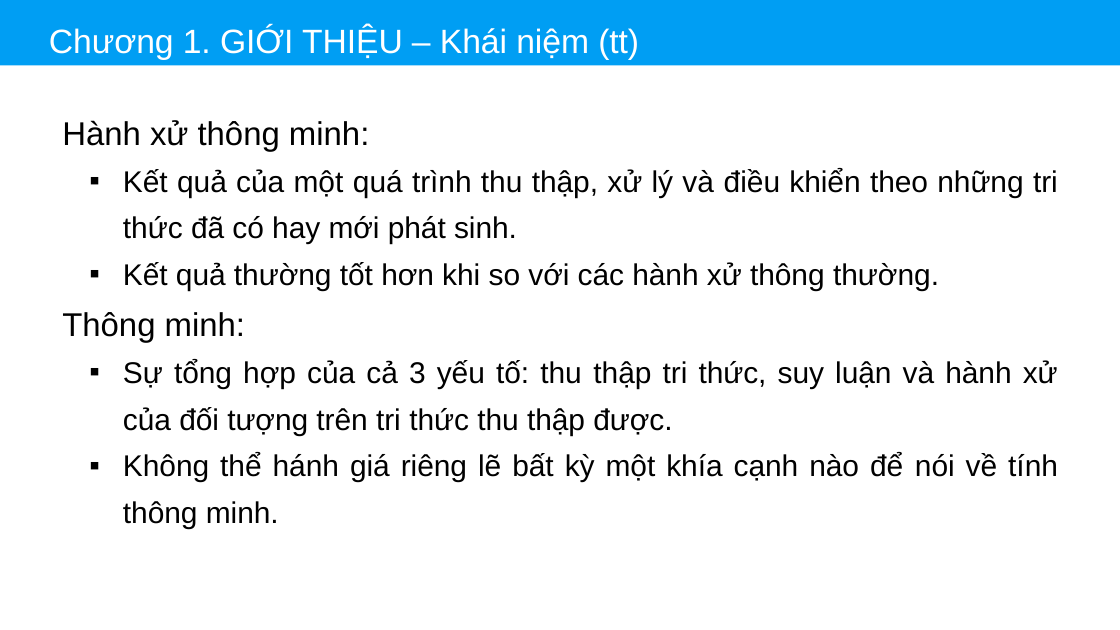
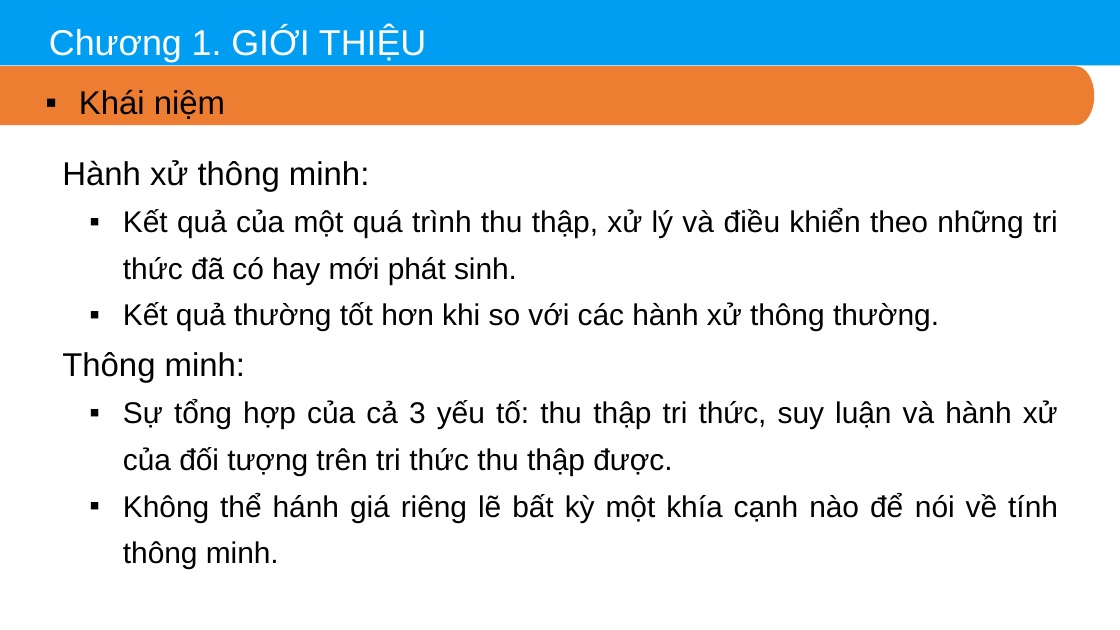
Before and after one commit to thinhdoanvu/AI, a slide deck: slide 3 of Slides/Chuong1_Gioithieu.pptx. Drawn at 1120x630 pixels with LibreOffice and Linux fonts; fonts in the diff are those of the drawing. Boxes give left, top, right and bottom in pixels: in the first picture for what was removed or moved away, otherwise in the second. Text is boxed around its words. In the diff, an @@ line names an element or a change of style, - is before the commit and + after.

```diff
--- a/Slides/Chuong1_Gioithieu.pptx
+++ b/Slides/Chuong1_Gioithieu.pptx
@@ text at (49, 27, 426, 62): text changed; size 45 to 48 pt @@
-Chương 1. GIỚI THIỆU – Khái niệm (tt)
+Chương 1. GIỚI THIỆU
@@ freeform shape added at (0, 66, 1094, 125), fill #ED7D31 @@
@@ text added at (79, 89, 225, 119), 44 pt, text #000000 @@
+▪ Khái niệm
@@ text "Hành xử thông minh:": place and size @@
-text "Hành xử thông minh:" at (62, 120, 1058, 528)
+text "Hành xử thông minh:" at (62, 160, 1058, 569)
```
Also in this commit, not shown: 14 other slides changed, 4 other files.
